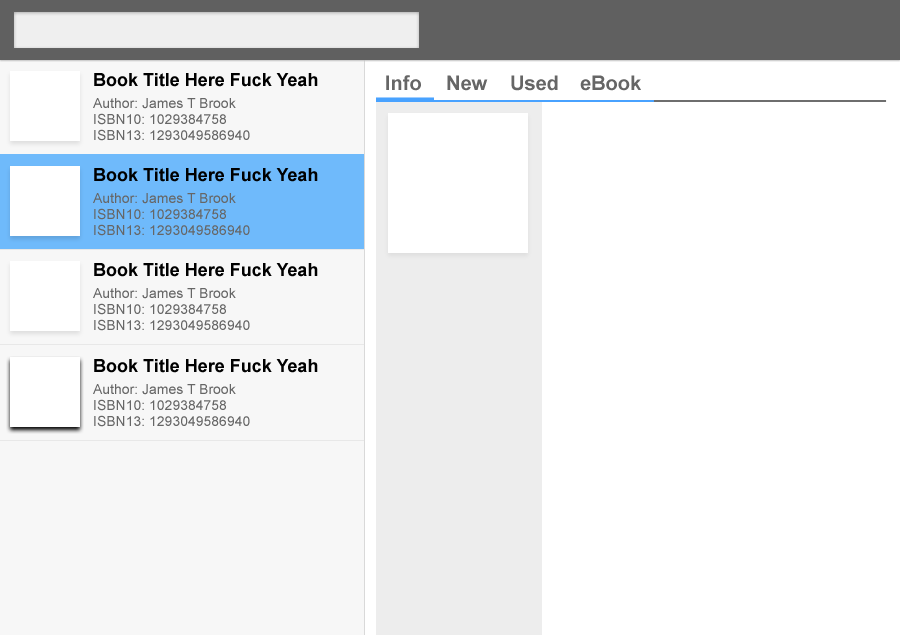
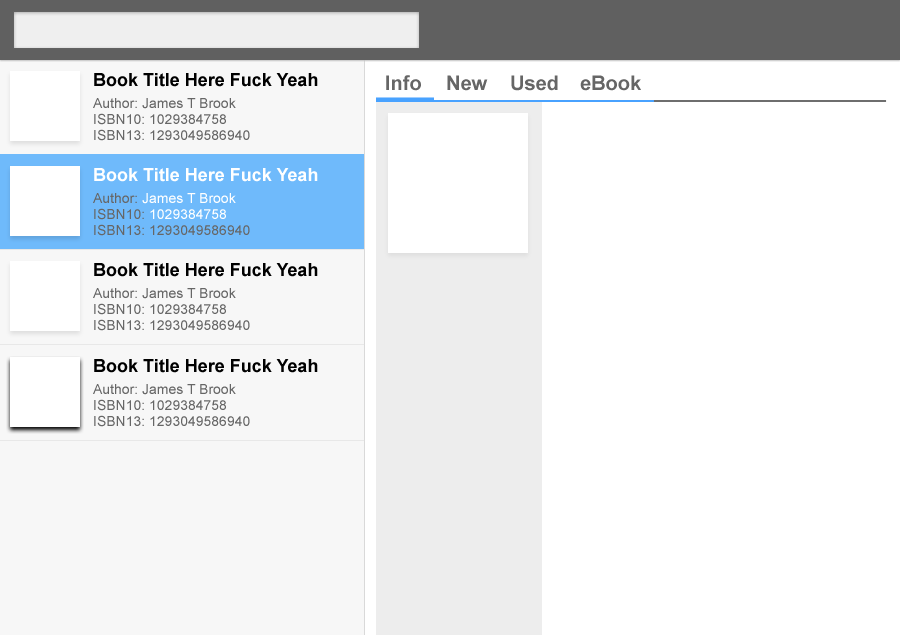
Comparing the layer stacks of the two w=900, h=635 images. Changes:
painted on "Book Title Here Fuck Yeah Author: James T Brook ISBN10: 1029384" (3rd of 4, in "Results" › "Book copy") over [94, 168, 318, 219]
